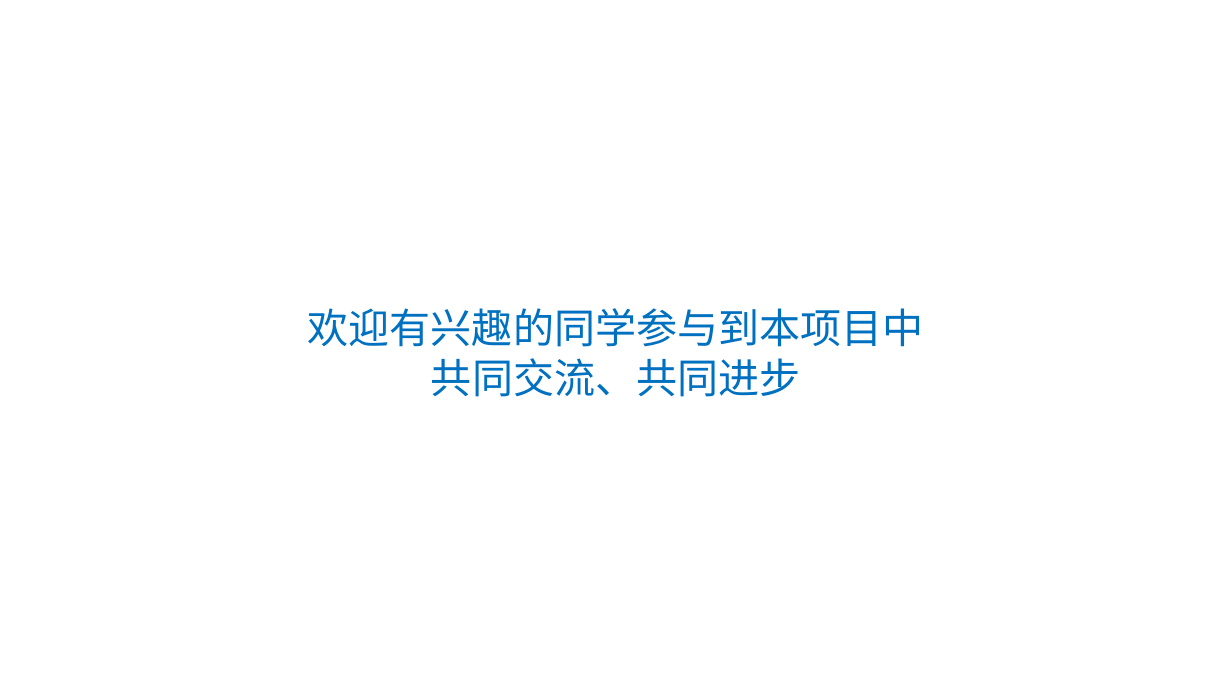
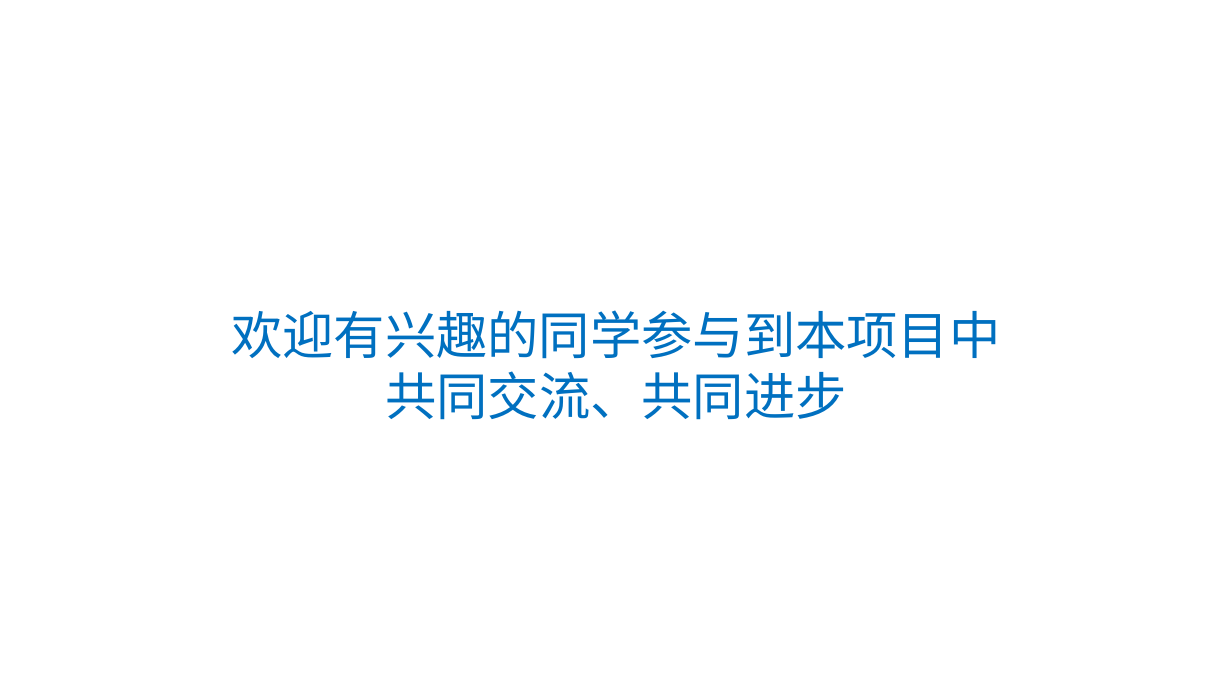
Before and after one commit to LRMbbj/Nvwa-NN-DevelopmentTool-EC, a slide deck: slide 15 of doc/女娲开发工具介绍.pptx. Drawn at 1232x693 pixels with LibreOffice and Linux fonts; fonts in the diff are those of the drawing; background and template pictures are left out. Boxes give left, top, right and bottom in pixels: in the first picture for what was removed or moved away, otherwise in the second. Text is boxed around its words. In the diff, an @@ line names an element or a change of style, - is before the commit and + after.

```diff
--- a/doc/女娲开发工具介绍.pptx
+++ b/doc/女娲开发工具介绍.pptx
@@ text "欢迎有兴趣的同学参与到本项目中" moved from (x1=308, y1=308, x2=924, y2=397) to (x1=231, y1=310, x2=1000, y2=420) @@
@@ text "欢迎有兴趣的同学参与到本项目中" at (x1=231, y1=310, x2=1000, y2=420): size 32 to 40 pt @@
```
Also in this commit, not shown: 6 other slides changed, 8 other files.
